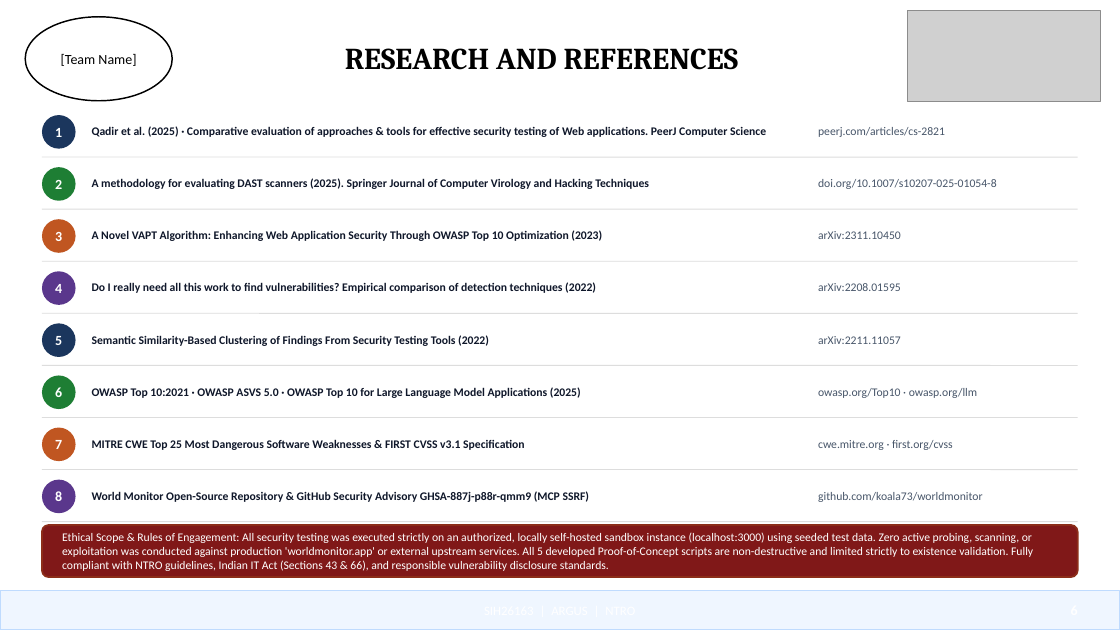
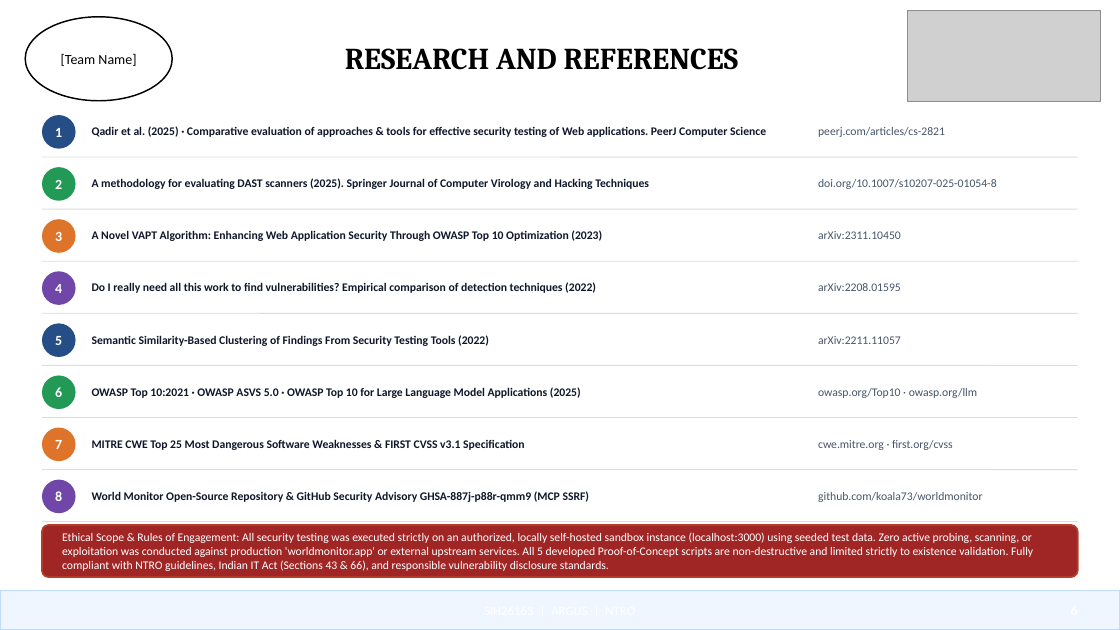
Before and after one commit to princeyadaviiit/argus-world-monitor, a slide deck: slide 6 of SIH26163_ARGUS_Idea_PPT_Color.pptx. Drawn at 1120x630 pixels with LibreOffice and Linux fonts; fonts in the diff are those of the drawing; grey boxes stand for pictures. Boxes give left, top, right and bottom in pixels: in the first picture for what was removed or moved away, otherwise in the second. Text is boxed around its words. In the diff, an @@ line names an element or a change of style, - is before the commit and + after.

Commit message:
feat(ppt): unclutter slides with branching architecture diagrams, one shade lighter colors, and punchy pitch-ready text

```diff
--- a/SIH26163_ARGUS_Idea_PPT_Color.pptx
+++ b/SIH26163_ARGUS_Idea_PPT_Color.pptx
@@ ellipse at (x1=42, y1=115, x2=76, y2=149): fill #1B365D to #254E86 @@
@@ ellipse at (x1=42, y1=167, x2=76, y2=201): fill #1E7E34 to #229954 @@
@@ ellipse at (x1=42, y1=219, x2=76, y2=253): fill #C05621 to #DE732A @@
@@ ellipse at (x1=42, y1=271, x2=76, y2=305): fill #5A378C to #7046A8 @@
@@ ellipse at (x1=42, y1=323, x2=76, y2=357): fill #1B365D to #254E86 @@
@@ ellipse at (x1=42, y1=376, x2=76, y2=409): fill #1E7E34 to #229954 @@
@@ ellipse at (x1=42, y1=428, x2=76, y2=461): fill #C05621 to #DE732A @@
@@ ellipse at (x1=42, y1=480, x2=76, y2=513): fill #5A378C to #7046A8 @@
@@ rounded rectangle at (x1=42, y1=525, x2=1078, y2=577): fill #801818 to #A02626; outline #8C2D19 1.5 pt to #B03E2A 1.5 pt @@
```
Also in this commit, not shown: 5 other slides changed, 2 other files.
